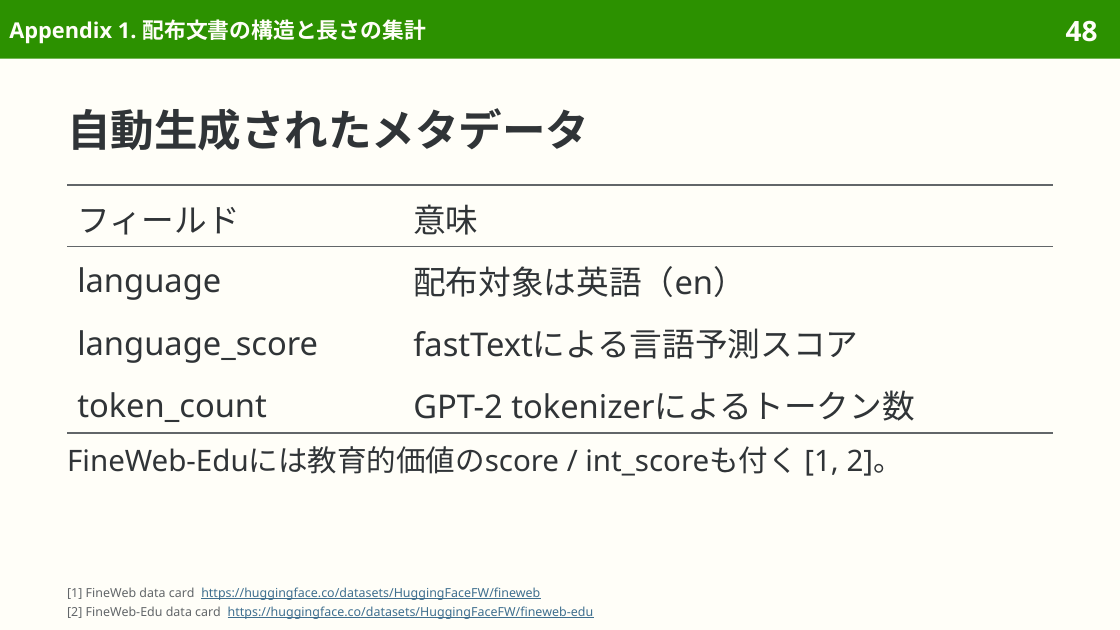
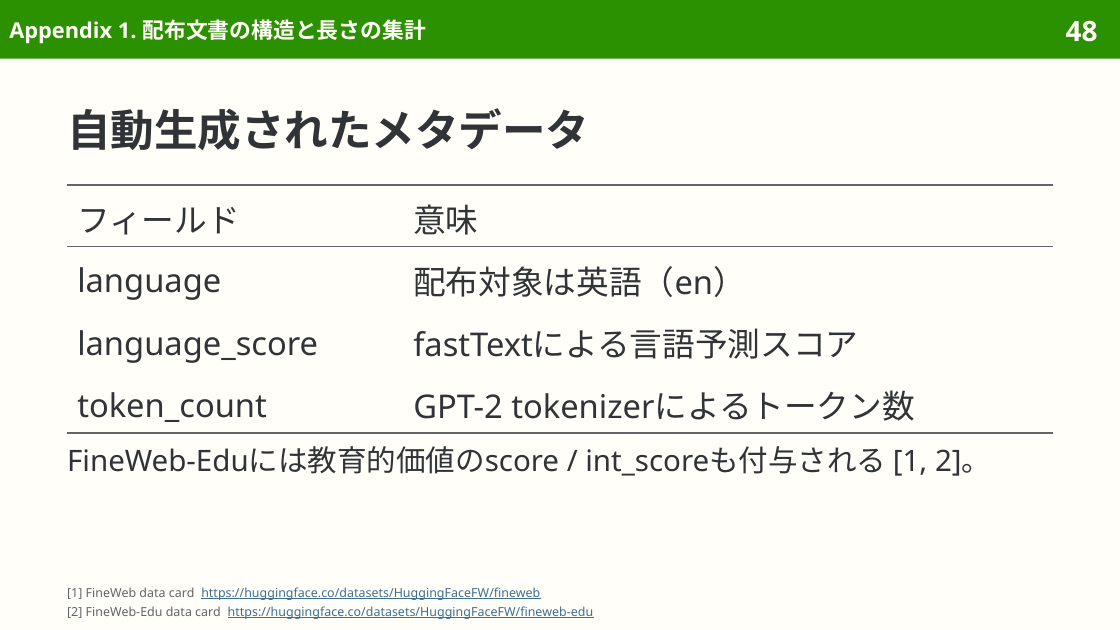
Before and after one commit to sasakiy84/datasets-in-10-minutes, a slide deck: slide 48 of slides/datasets-in-10-minutes-fineweb.pptx. Drawn at 1120x630 pixels with LibreOffice and Linux fonts; fonts in the diff are those of the drawing. Boxes give left, top, right and bottom in pixels: in the first picture for what was removed or moved away, otherwise in the second. Text is boxed around its words. In the diff, an @@ line names an element or a change of style, - is before the commit and + after.

```diff
--- a/slides/datasets-in-10-minutes-fineweb.pptx
+++ b/slides/datasets-in-10-minutes-fineweb.pptx
@@ text at [67, 446, 991, 476]: text changed @@
-FineWeb-Eduには教育的価値のscore / int_scoreも付く [1, 2]。
+FineWeb-Eduには教育的価値のscore / int_scoreも付与される [1, 2]。
```
Also in this commit, not shown: 17 other slides changed, 7 other files.
